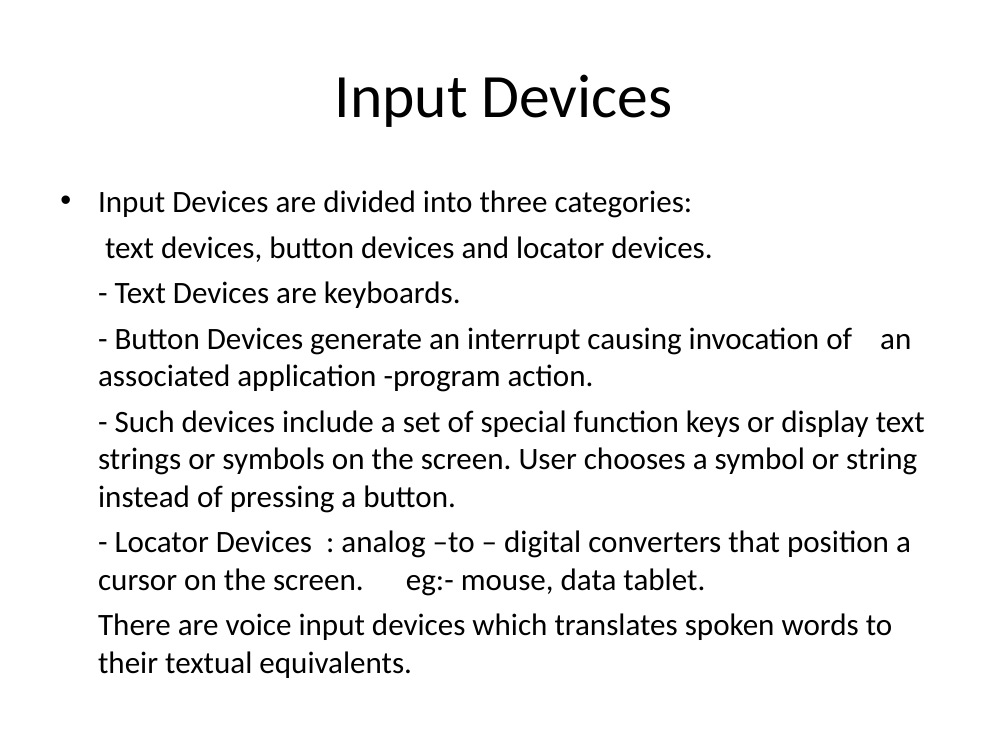
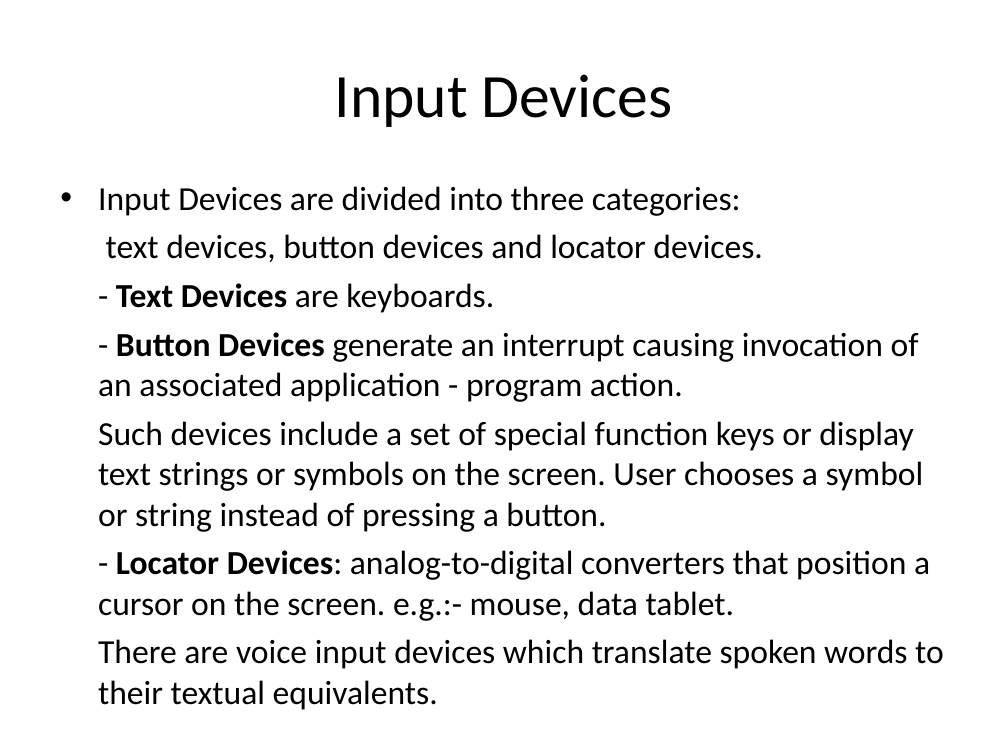
Before and after one commit to kazimsayed954/S5, a slide deck: slide 9 of 02. System Software/Sir's PPTs/6. Editors and Debuggers.ppt (slide 8 before the commit). Drawn at 1008x756 pixels with LibreOffice and Linux fonts; fonts in the diff are those of the drawing. Boxes give left, top, right and bottom in pixels: in the first picture for what was removed or moved away, otherwise in the second. Text is boxed around its words. In the diff, an @@ line names an element or a change of style, - is before the commit and + after.

```diff
--- a/02. System Software/Sir's PPTs/6. Editors and Debuggers.ppt
+++ b/02. System Software/Sir's PPTs/6. Editors and Debuggers.ppt
@@ text at [98,186,763,313]: size 22.2 to 24 pt in "Input Devices are divided into three categories:", "text devices, button devices and locator devices.", "- Text Devices are keyboards."; bold on in "Text Devices" @@
@@ text at [98,332,944,710]: text changed; size 22.2 to 24 pt @@
-- Button Devices generate an interrupt causing invocation of an associated application -program action.
-- Such devices include a set of special function keys or display text strings or symbols on the screen. User chooses a symbol or string instead of pressing a button.
-- Locator Devices : analog –to – digital converters that position a cursor on the screen. eg:- mouse, data tablet.
-There are voice input devices which translates spoken words to their textual equivalents.
+- Button Devices generate an interrupt causing invocation of an associated application - program action.
+Such devices include a set of special function keys or display text strings or symbols on the screen. User chooses a symbol or string instead of pressing a button.
+- Locator Devices: analog-to-digital converters that position a cursor on the screen. e.g.:- mouse, data tablet.
+There are voice input devices which translate spoken words to their textual equivalents.
```
Also in this commit, not shown: 46 other slides changed, 3 slides added, 1 other file.
